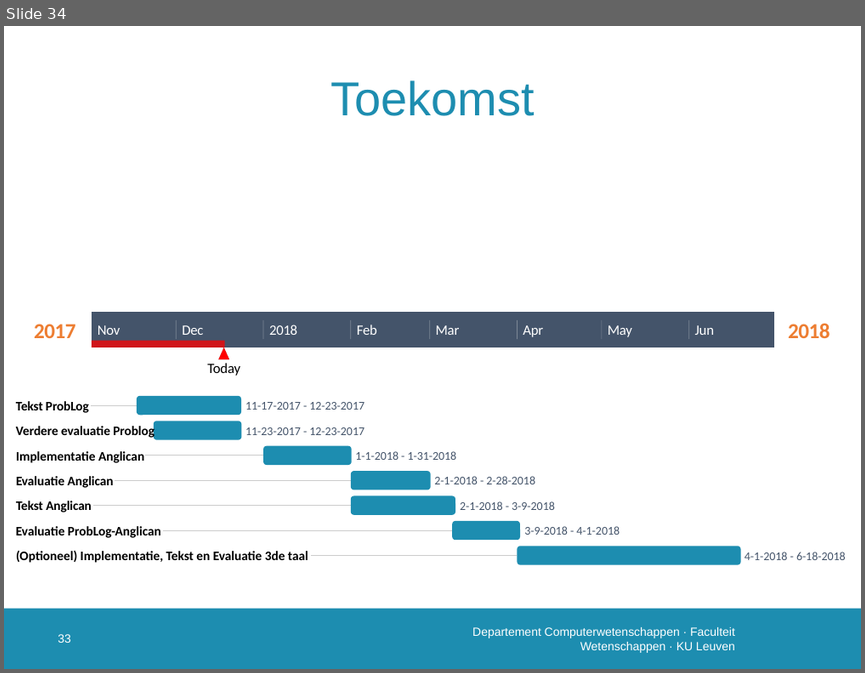
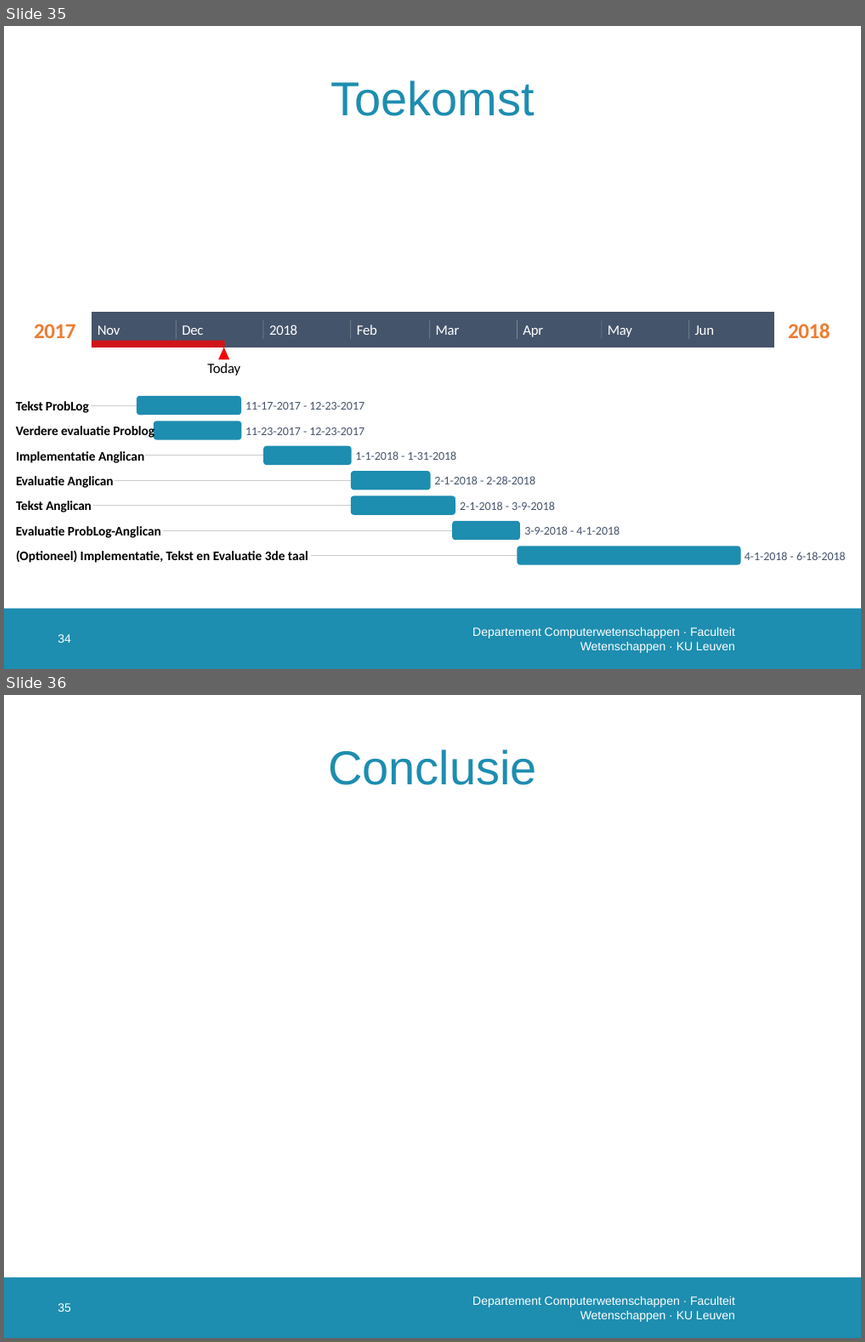
Before and after one commit to susverwimp/T208-Probabilistic-Programming-A-Case-Study, a slide deck: thesis/presentations/2 second/secondv3.pptx. Shown one above the other, each under a label of ours: slide 34 before the commit, slides 35 and 36 after it. The pictures are 865x673 and 865x1342 pixels, drawn with LibreOffice and Linux fonts; fonts in the diff are those of the drawing; background and template pictures are left out. Boxes give left, top, right and bottom in pixels: in the first picture for what was removed or moved away, otherwise in the second. Text is boxed around its words. In the diff, an @@ line names an element or a change of style, - is before the commit and + after.

```diff
--- a/thesis/presentations/2 second/secondv3.pptx
+++ b/thesis/presentations/2 second/secondv3.pptx
@@ slide 36 added at [4, 695, 861, 1338], background #FFFFFF; not listed: 1 template element that a slide beside it also shows @@
@@ text added at [328, 749, 537, 785], 40 pt, text #1D8DB0 @@
+Conclusie
@@ page number added at [58, 1303, 71, 1311], 10 pt, text #FFFFFF @@
+35
@@ text added at [472, 1296, 735, 1321], 10 pt, text #FFFFFF @@
+Departement Computerwetenschappen · Faculteit Wetenschappen · KU Leuven
@@ what was slide 34 is now slide 35 @@
@@ page number at [58, 634, 71, 642]: text changed @@
-33
+34
```
Also in this commit, not shown: 3 slides changed, 1 other slide added, 2 other files.
